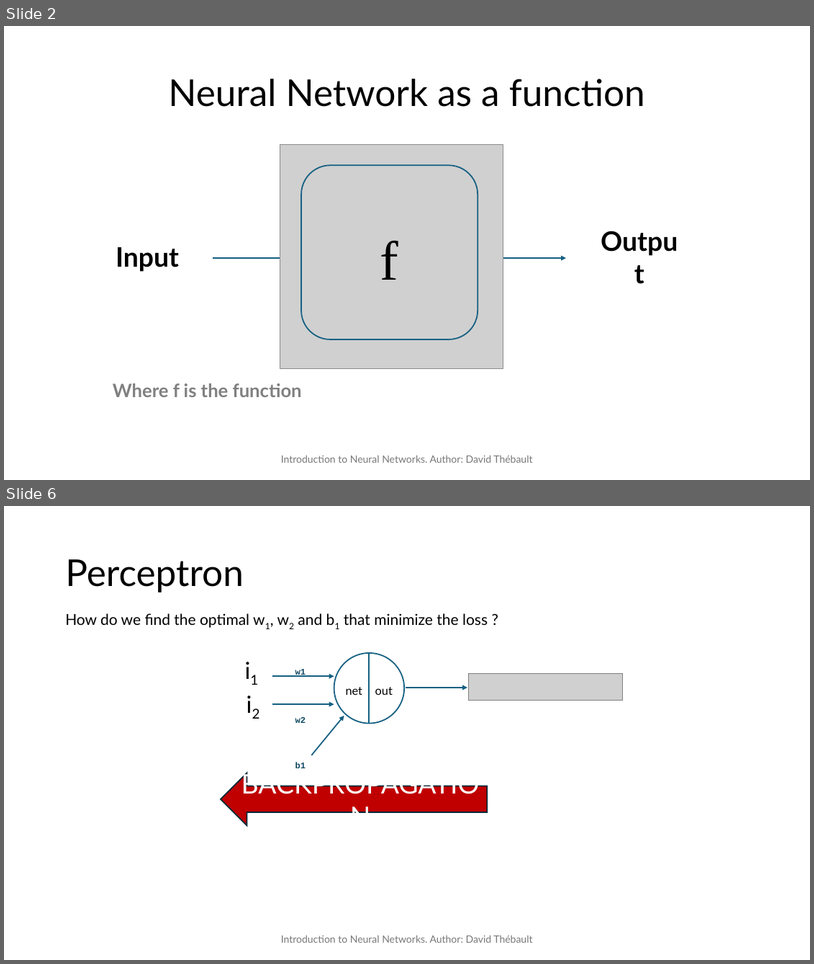
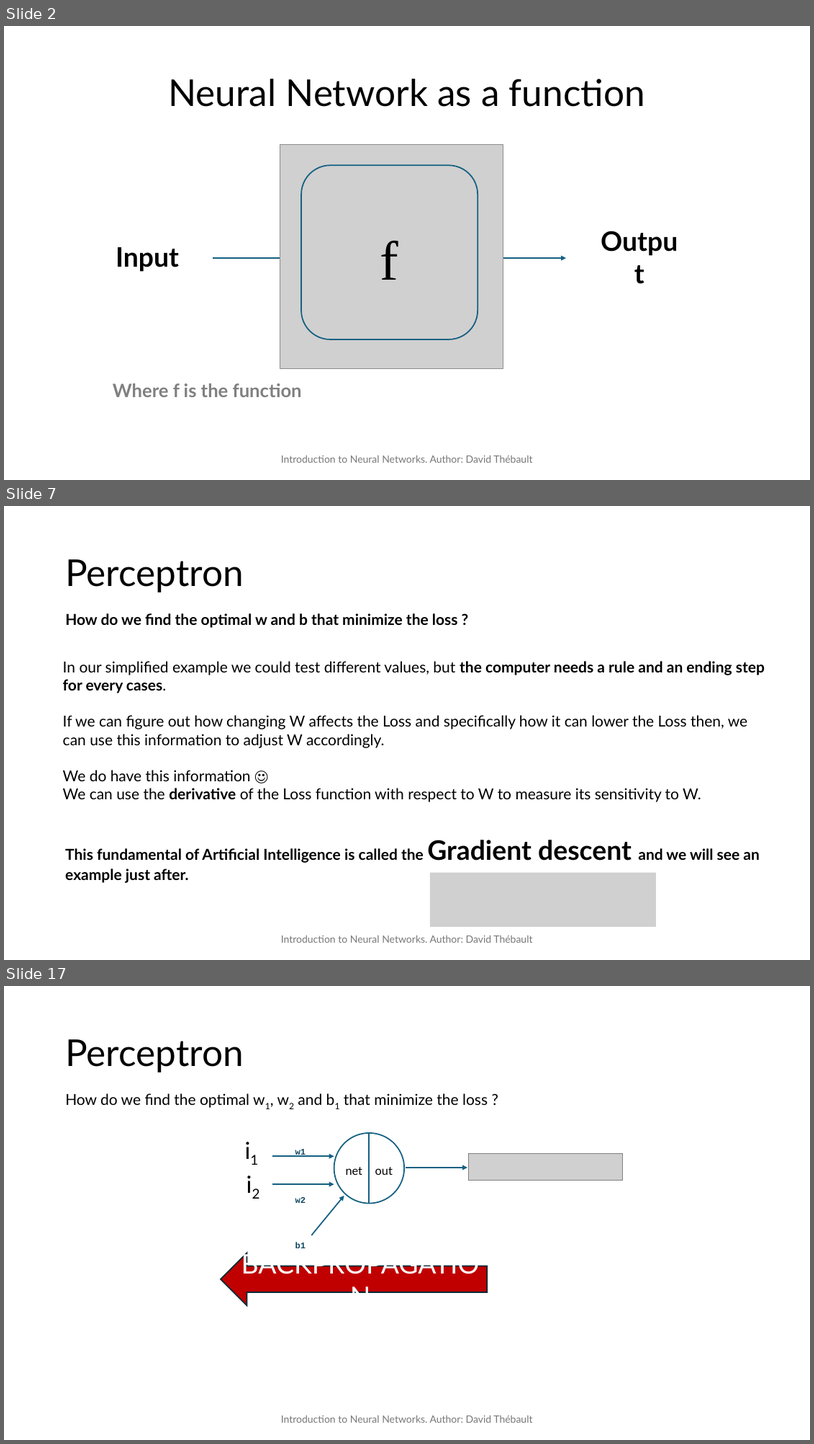
Before and after one commit to David-Tbo/NN, a slide deck: PPT/Intro_NN.pptx. Shown one above the other, each under a label of ours: slides 2 and 6 before the commit, slides 2, 7 and 17 after it; the slides between them are not shown. The pictures are 814x964 and 814x1444 pixels, drawn with LibreOffice and Linux fonts; fonts in the diff are those of the drawing; grey boxes stand for pictures. Boxes give left, top, right and bottom in pixels: in the first picture for what was removed or moved away, otherwise in the second. Text is boxed around its words. In the diff, an @@ line names an element or a change of style, - is before the commit and + after.

```diff
--- a/PPT/Intro_NN.pptx
+++ b/PPT/Intro_NN.pptx
@@ slide 7 added at (4, 506, 810, 960), background #FFFFFF @@
@@ title added at (65, 559, 244, 592), 44 pt, text #000000 @@
+Perceptron
@@ text added at (65, 613, 458, 628), 18 pt, text #000000, bold @@
+How do we find the optimal w and b that minimize the loss ?
@@ text added at (63, 661, 765, 802), 18 pt, text #000000 @@
+In our simplified example we could test different values, but the computer needs a rule and an ending step for every cases.
+If we can figure out how changing W affects the Loss and specifically how it can lower the Loss then, we can use this information to adjust W accordingly.
+We do have this information ☺
+We can use the derivative of the Loss function with respect to W to measure its sensitivity to W.
@@ text added at (65, 839, 760, 862), 18 pt, text #000000, bold @@
+This fundamental of Artificial Intelligence is called the Gradient descent and we will see an example just after.
@@ picture added at (430, 872, 657, 927) @@
@@ text added at (281, 934, 532, 942), 12 pt, text #797979 @@
+Introduction to Neural Networks. Author: David Thébault
@@ what was slide 6 is now slide 17 @@
```
Also in this commit, not shown: 5 slides changed, 17 other slides added.
